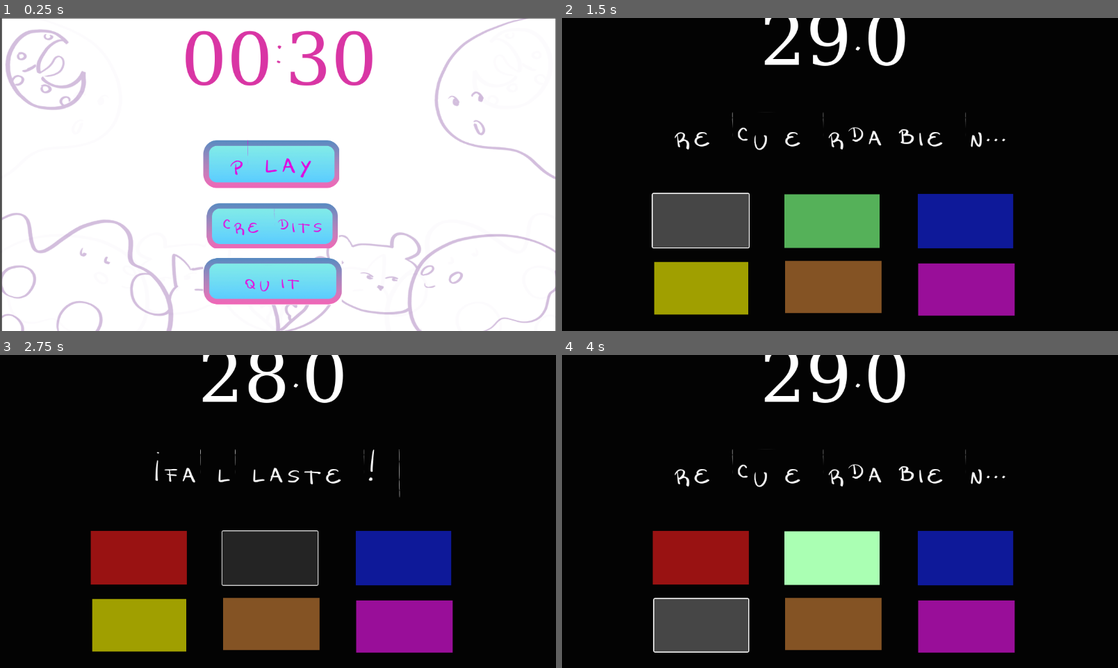
Above: before the commit, frames 1-4 (two rows, left to right).
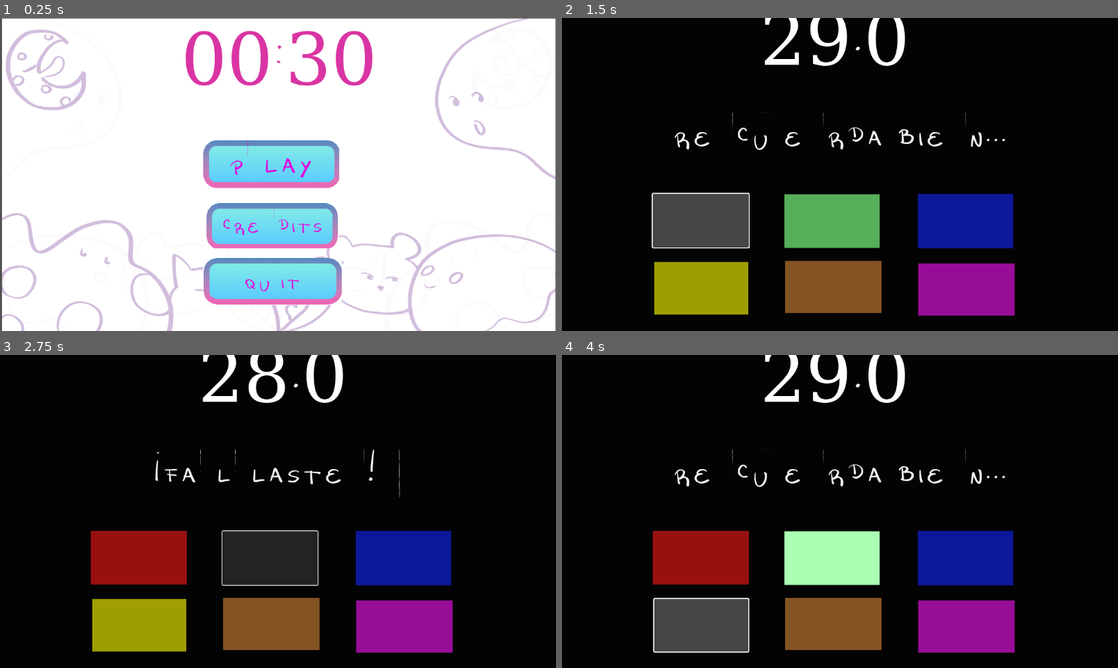
Above: after the commit, the same moments.

Repository: eliasescalante/0030_jam
Game: Godot game, scene res://src/main.tscn
The game is run twice, just before and just after one commit, with the same random seed, the same clock (stepped at 60 frames per second) and the same inputs.
Inputs (mouse positions are in pixels of both pictures, inside the frame that each line leads up to):
- Up to frame 1 (0.25 s): no input
- Up to frame 2 (1.5 s): click "PLAY" at 0.5 s; click (701, 221) at 1.25 s
- Up to frame 3 (2.75 s): click (272, 558) at 2 s
- Up to frame 4 (4 s): click (967, 558) at 2.75 s; click (701, 624) at 3.5 s

The runs differ from the first frame. In frame 1, 0.6% of the frame differs, in the area x 0-100%, y 0-100%; in frame 2, less than 0.1%; in frame 3, less than 0.1%; in frame 4, less than 0.1%.

Commit message:
add audiomanager

Diff:
--- a/project.godot
+++ b/project.godot
@@ -18,6 +18,7 @@
 [autoload]
 
 GameState="*res://src/scripts/GameState.gd"
+AudioManager="*res://src/AudioManager.tscn"
 
 [display]
 
@@ -25,5 +26,8 @@
 
 [rendering]
 
+textures/canvas_textures/default_texture_filter=0
 renderer/rendering_method="gl_compatibility"
 renderer/rendering_method.mobile="gl_compatibility"
+viewport/hdr_2d=true
+2d/snap/snap_2d_transforms_to_pixel=true
--- /dev/null
+++ b/src/AudioManager.tscn
@@ -0,0 +1,7 @@
+[gd_scene format=3 uid="uid://cpubttk6ty5uu"]
+
+[node name="AudioManager" type="Node2D"]
+
+[node name="sfx" type="Node2D" parent="."]
+
+[node name="temas" type="Node2D" parent="."]
